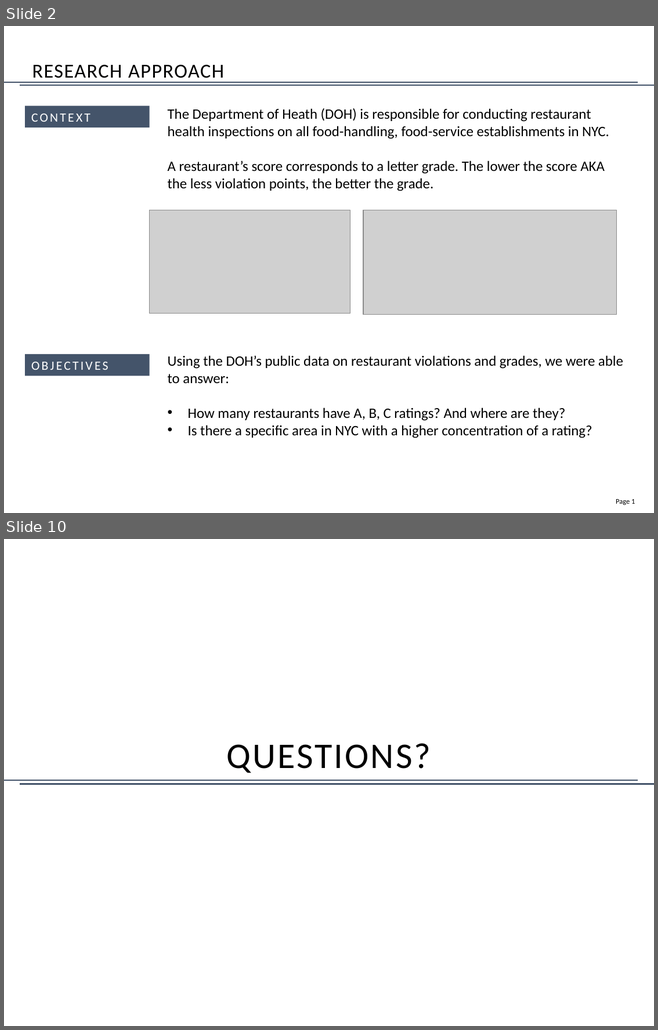
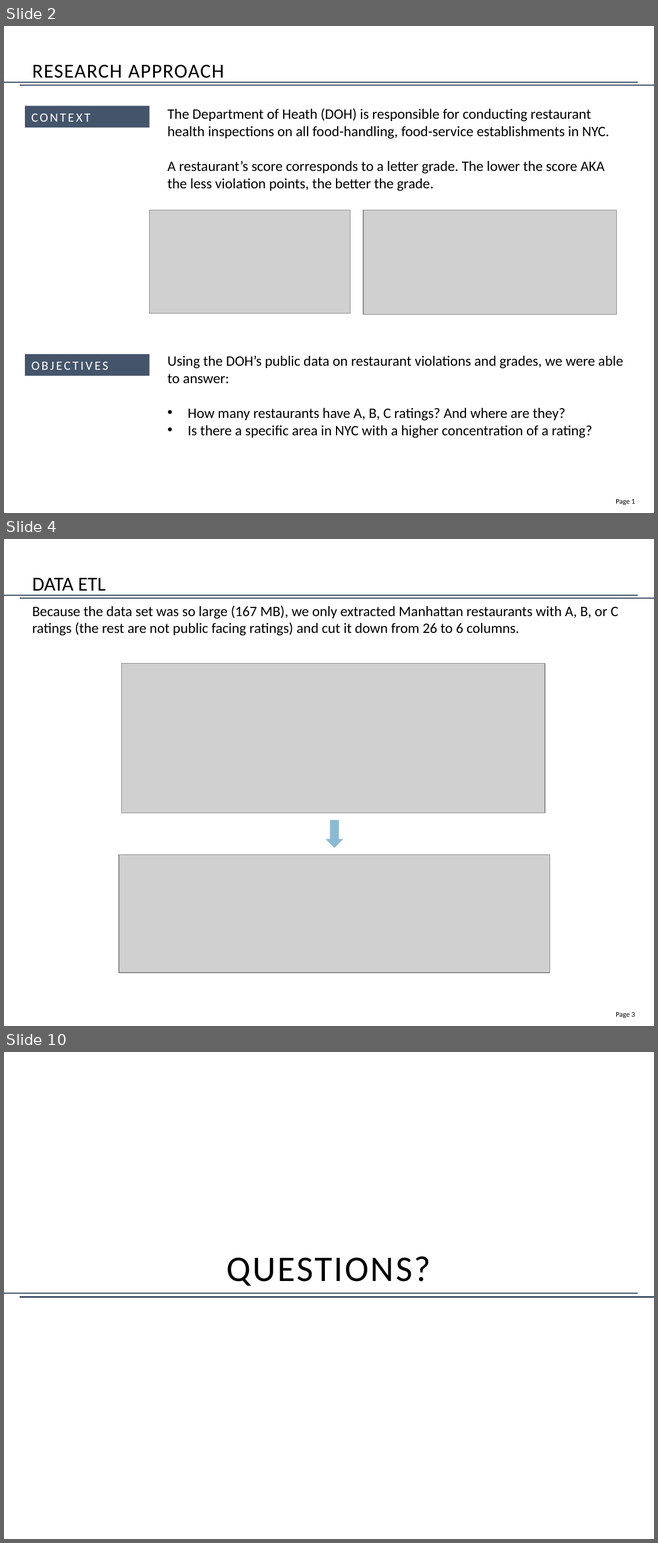
Before and after one commit to jennysueee/DOH_Project, a slide deck: DOH Presentation DRAFT.pptx. Shown one above the other, each under a label of ours: slides 2 and 10 before the commit, slides 2, 4 and 10 after it; the slides between them are not shown. The pictures are 658x1030 and 658x1543 pixels, drawn with LibreOffice and Linux fonts; fonts in the diff are those of the drawing; grey boxes stand for pictures. Boxes give left, top, right and bottom in pixels: in the first picture for what was removed or moved away, otherwise in the second. Text is boxed around its words. In the diff, an @@ line names an element or a change of style, - is before the commit and + after.

```diff
--- a/DOH Presentation DRAFT.pptx
+++ b/DOH Presentation DRAFT.pptx
@@ slide 4 added at [4,539,654,1026], background #FFFFFF; not listed: 3 template elements that a slide beside it also shows @@
@@ title added at [32,578,106,596], 22 pt, text #000000 @@
+DATA ETL
@@ text added at [32,606,618,636], 16 pt, text #000000 @@
+Because the data set was so large (167 MB), we only extracted Manhattan restaurants with A, B, or C ratings (the rest are not public facing ratings) and cut it down from 26 to 6 columns.
@@ picture added at [122,664,545,813] @@
@@ down arrow added at [326,820,343,848], fill #8CBAD2, outline #8CBAD2 0.75 pt @@
@@ picture added at [119,855,550,972] @@
```
Also in this commit, not shown: 2 slides changed, 4 other slides added, 5 slides removed.
